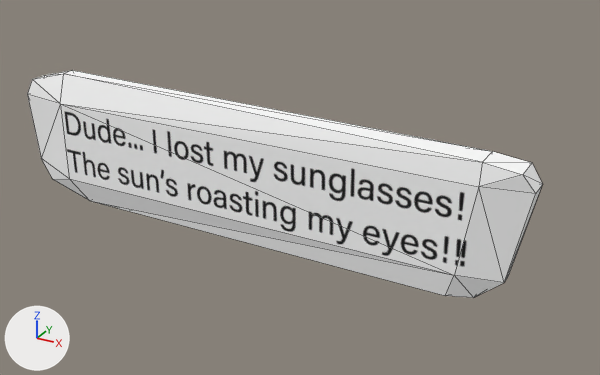
Before and after pictures for a commit that changed the glTF model 042620ant04textBubbleTextured.gltf.
The view is the same before and after, from a camera (50 mm lens) standing at (5.58, -7.34, 3.79) and looking at (1.45, 0.17, 0.04). Arrows for +X, +Y and +Z are at lower left; the lights stay in place. Mesh edges are drawn as thin lines. Vertices at the same position are counted once.

The scene before the commit, as lines of its bpy script (objects in view):
```python
me_cube_004 = bpy.data.meshes.new('Cube.004')
me_cube_004.from_pydata(...)  # 32 vertices, 60 faces; spans x -2.32..4.1, y -0.2..0.2, z -0.75..0.89
me_cube_004.materials.append(mat_material_004)  # picture img_042720ant04acreg24pt
ob_ant04 = bpy.data.objects.new('ant04', me_cube_004)
ob_ant04.location = (0.0, 0.0, 0.094)
```
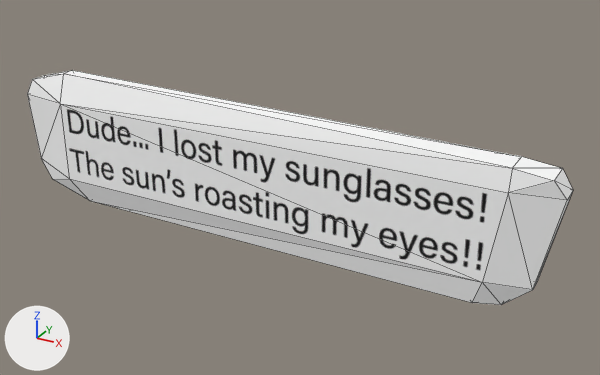
Boxes (x1, y1, x2, y2) around the edits, measured in the pictures (600 x 375 px; the box of a moved part takes in the faces that stretch with it):
'ant04', reshaped, surface changed (6% wider)
    before: (27, 70, 542, 298)
    after: (27, 70, 573, 305)
part 1 of me_cube_004, moved or reshaped
    before: (60, 70, 542, 194)
    after: (60, 70, 573, 200)
part 2 of me_cube_004, moved or reshaped
    before: (61, 106, 542, 298)
    after: (61, 106, 573, 305)
part 3 of me_cube_004, surface changed
    both: (27, 71, 89, 200)

What the commit changed:
me_cube_004 is used by ob_ant04; location (0.0, 0.0, 0.094).
me_cube_004 had 32 vertices, 60 faces and spanned x -2.32..4.1, y -0.2..0.2, z -0.75..0.89.
me_cube_004 now has 32 vertices, 60 faces and spans x -2.32..4.39, y -0.2..0.2, z -0.75..0.89.
me_cube_004 part 1: all 7 vertices in x 3.58..4.1, y -0.2..0.17, z 0.54..0.78 are moved by (0.29, 0.0, 0.0).
me_cube_004 part 2: all 6 vertices in x 3.33..3.89, y -0.2..0.08, z -0.75..-0.46 are moved by (0.29, 0.0, 0.0).
me_cube_004 part 3: texture (UV) coordinates of 42 of 60 faces, centred in x -2.29..4.06, y -0.2..0.06, z -0.75..0.85, changed; they spanned u 0.25..0.89, v 0.42..0.66 and now span u 0.25..0.89, v 0.42..0.66.
